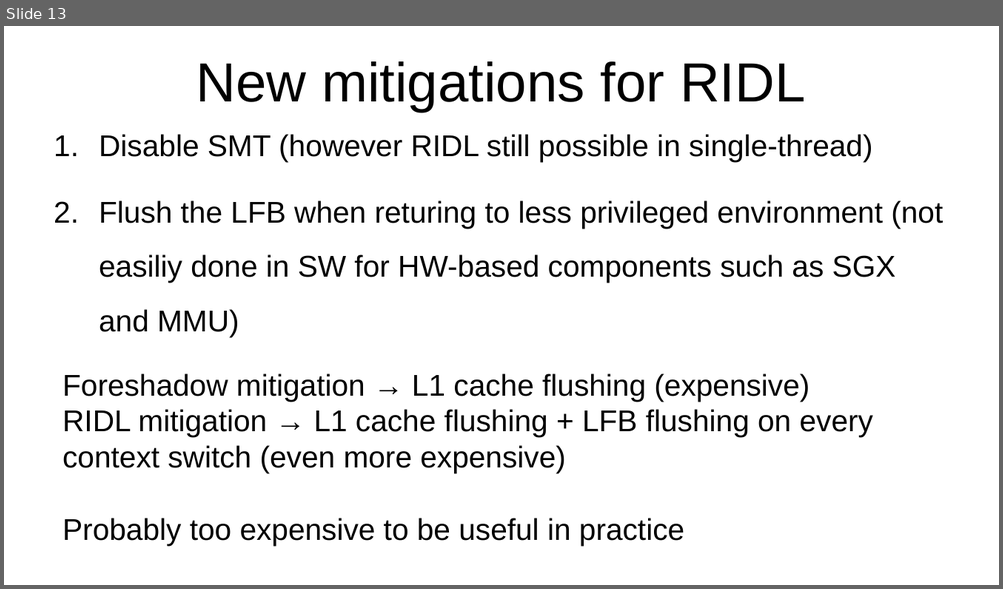
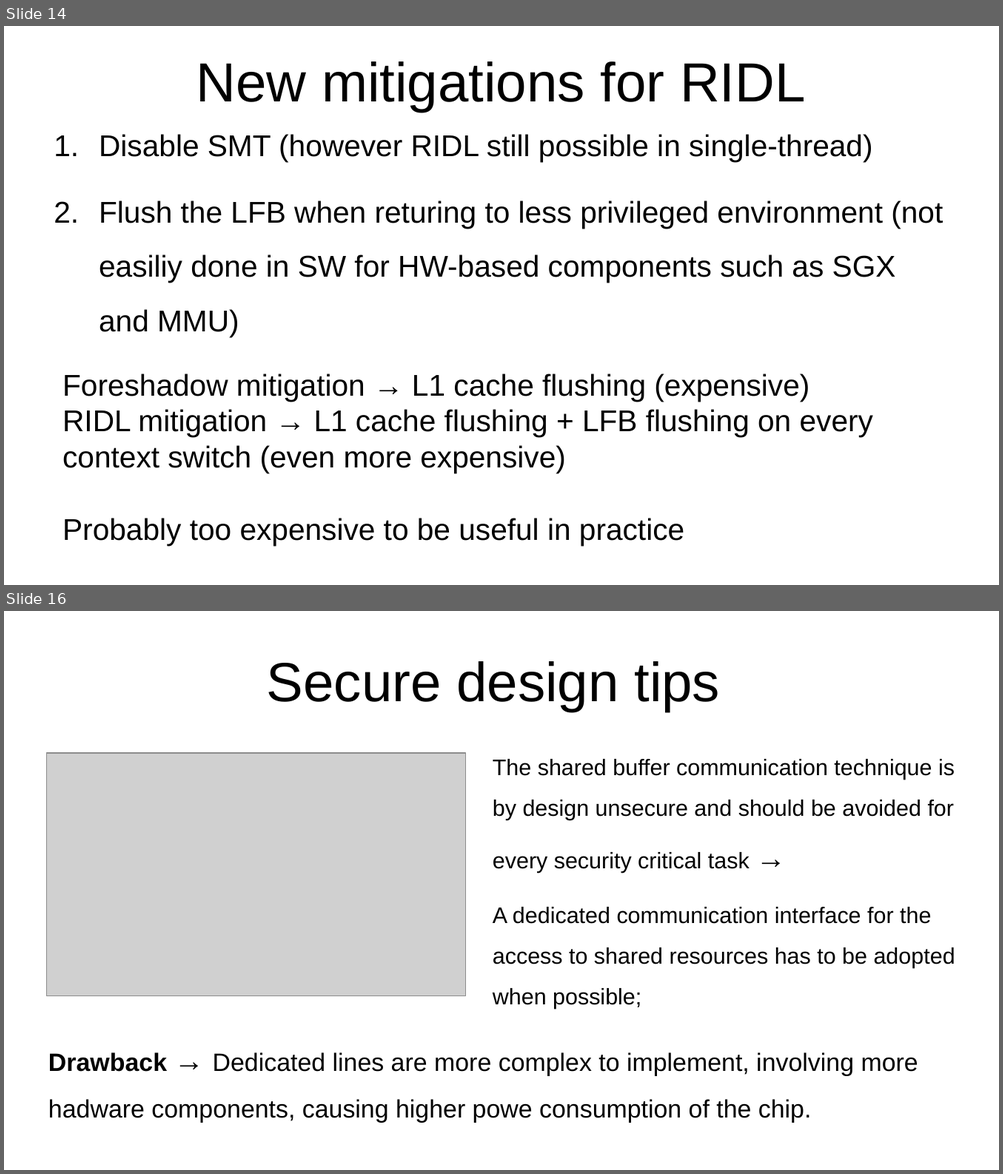
Before and after one commit to Rijndael99/hw_vulnerabilities, a slide deck: presentation1.pptx. Shown one above the other, each under a label of ours: slide 13 before the commit, slides 14 and 16 after it; the slides between them are not shown. The pictures are 1003x589 and 1003x1174 pixels, drawn with LibreOffice and Linux fonts; fonts in the diff are those of the drawing; grey boxes stand for pictures. Boxes give left, top, right and bottom in pixels: in the first picture for what was removed or moved away, otherwise in the second. Text is boxed around its words. In the diff, an @@ line names an element or a change of style, - is before the commit and + after.

```diff
--- a/presentation1.pptx
+++ b/presentation1.pptx
@@ slide 16 added at (4, 611, 999, 1170), background #FFFFFF @@
@@ text added at (267, 661, 720, 712), 44 pt, text #000000 @@
+Secure design tips
@@ picture added at (46, 752, 466, 997) @@
@@ text added at (492, 759, 955, 1005), 18 pt, text #000000 @@
+The shared buffer communication technique is by design unsecure and should be avoided for every security critical task →
+A dedicated communication interface for the access to shared resources has to be adopted when possible;
@@ text added at (48, 1053, 918, 1123), 20 pt, text #000000 @@
+Drawback → Dedicated lines are more complex to implement, involving more hadware components, causing higher powe consumption of the chip.
@@ what was slide 13 is now slide 14 @@
```
Also in this commit, not shown: 2 slides changed, 2 other slides added.
